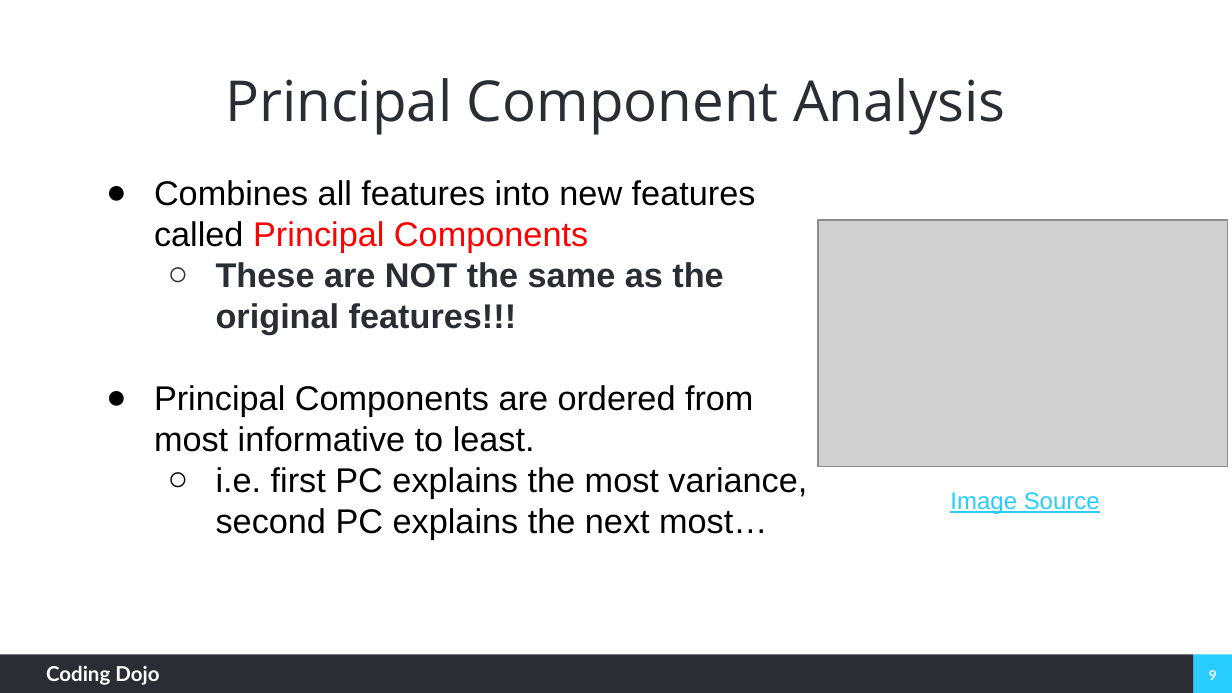
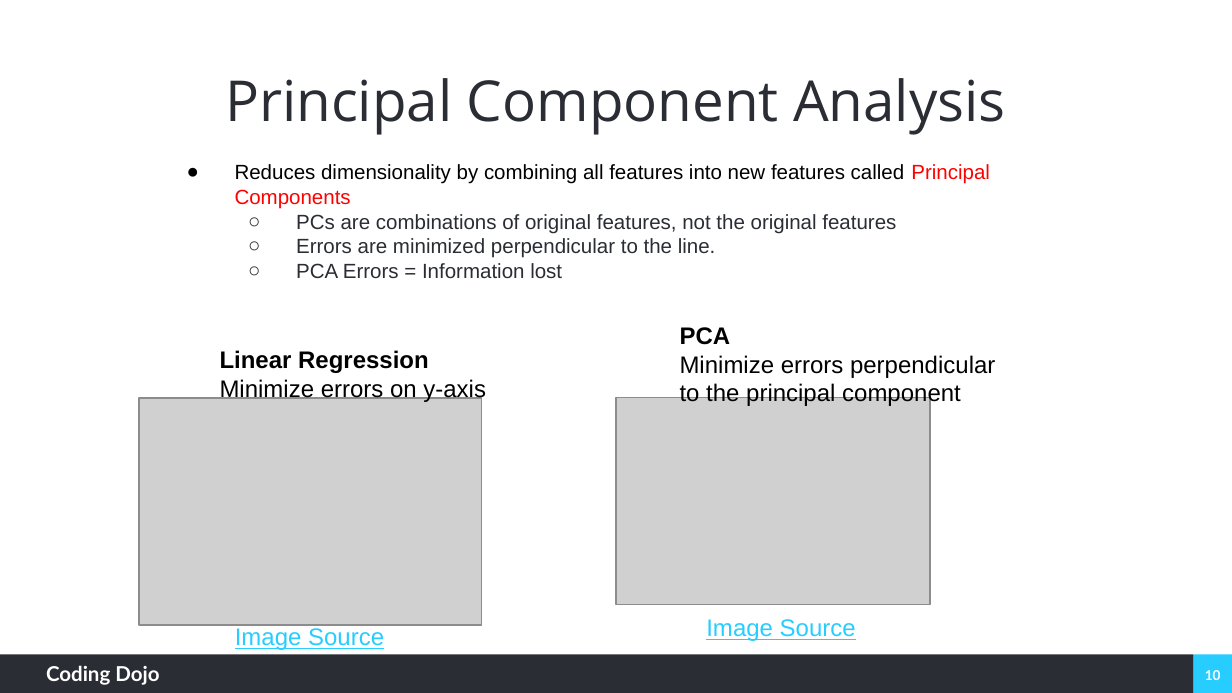
Before and after one commit to coding-dojo-data-science/week-10-lecture-1-pca, a slide deck: slide 10 of 11.7.22 Week 10 Day 1 Principal Component Analysis.pptx (slide 9 before the commit). Drawn at 1232x693 pixels with LibreOffice and Linux fonts; fonts in the diff are those of the drawing; grey boxes stand for pictures; background and template pictures are left out. Boxes give left, top, right and bottom in pixels: in the first picture for what was removed or moved away, otherwise in the second. Text is boxed around its words. In the diff, an @@ line names an element or a change of style, - is before the commit and + after.

```diff
--- a/11.7.22 Week 10 Day 1 Principal Component Analysis.pptx
+++ b/11.7.22 Week 10 Day 1 Principal Component Analysis.pptx
@@ text at box(235, 164, 990, 278): text changed; size 20 to 12 pt; text colour #000000 to #2A2D34 @@
-● Combines all features into new features called Principal Components
-  ○ These are NOT the same as the original features!!!
-● Principal Components are ordered from most informative to least.
-  ○ i.e. first PC explains the most variance, second PC explains the next most…
+● Reduces dimensionality by combining all features into new features called Principal Components
+  ○ PCs are combinations of original features, not the original features
+  ○ Errors are minimized perpendicular to the line.
+  ○ PCA Errors = Information lost
@@ text added at box(680, 327, 995, 407), 14 pt, text #000000 @@
+PCA
+Minimize errors perpendicular to the principal component
@@ text added at box(220, 350, 486, 402), 14 pt, text #000000 @@
+Linear Regression
+Minimize errors on y-axis
@@ picture added at box(139, 398, 482, 625) @@
@@ picture: place and size @@
-picture at box(818, 221, 1227, 467)
+picture at box(616, 398, 930, 605)
@@ text added at box(235, 628, 384, 650), 14 pt, text #28CDFF, underline @@
+Image Source
@@ text "Image Source": place and size @@
-text "Image Source" at box(950, 492, 1100, 514)
+text "Image Source" at box(706, 619, 856, 641)
@@ page number at box(1205, 670, 1221, 680): text changed @@
-9
+10
```
Also in this commit, not shown: 3 other slides changed, 1 slide added.
